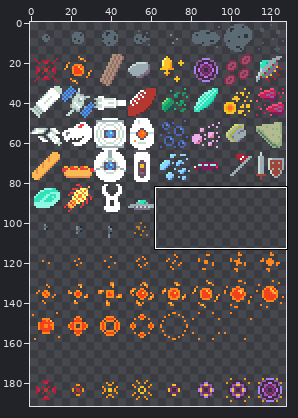
Two versions of one sprite sheet, assets/sprites/16-px-tiles.png. Above: a wide view before the commit, with the close-up outlined.
Close-up. Old version:
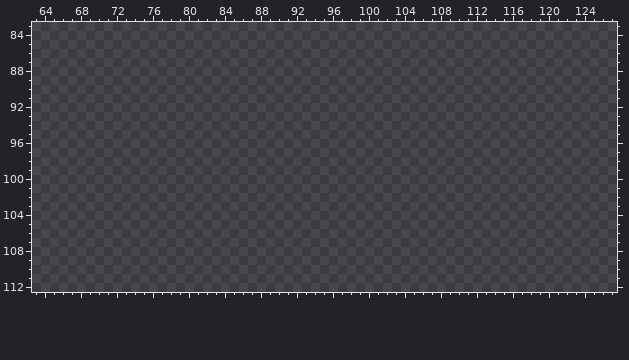
The file is 128x192 pixels. Colours within 5 levels of each other are drawn and written as one. Shown: x 63..127, y 83..112.
After the commit:
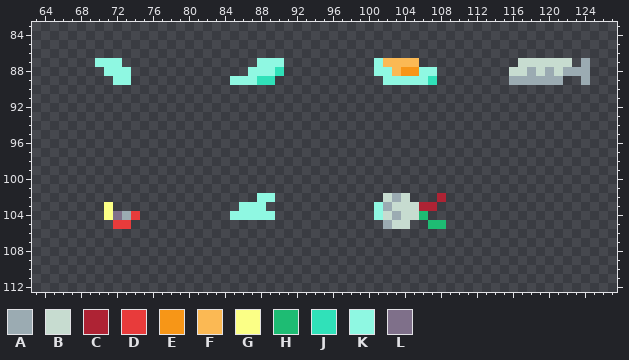
Palette (. is transparent): A #9babb2  B #c7dcd0  C #ae2334  D #e83b3b  E #f79617  F #fbb954  G #fbff86  H #1ebc73  J #30e1b9  K #8ff8e2  L #7f708a
The commit says: broken ship bits
Change:
Colour A now appears in row 87 at x 124; in row 88 at x 118, 120 and 122 to 124; in row 89 at x 116 to 121 and 124; in row 102 at x 103; in row 103 at x 102; in row 104 at x 73 and 103.
Colour A now appears in row 105 at x 102.
Colour B now appears in row 87 at x 117 to 122; in row 88 at x 116 to 117, 119 and 121; in row 102 at x 102 and 104; in row 103 at x 103 to 105; in row 104 at x 102 and 104 to 105; in row 105 at x 103 to 104.
Colour C now appears in row 102 at x 108; in row 103 at x 106 to 107.
Colour D now appears in row 104 at x 74; in row 105 at x 72 to 73.
Colour E now appears in row 88 at x 104 to 105.
Colour F now appears in row 87 at x 102 to 105; in row 88 at x 103.
Colour G now appears in rows 103 to 104 at x 71.
Colour H now appears in row 104 at x 106; in row 105 at x 107 to 108.
Colour J now appears in row 88 at x 90; in row 89 at x 88 to 89 and 107.
Colour K now appears in row 87 at x 70 to 72, 88 to 90 and 101; in row 88 at x 71 to 73, 87 to 89, 101 to 102 and 106 to 107; in row 89 at x 72 to 73, 85 to 87 and 102 to 106; in row 102 at x 88 to 89; in row 103 at x 86 to 88 and 101; in row 104 at x 85 to 89 and 101.
Colour L now appears in row 104 at x 72.
